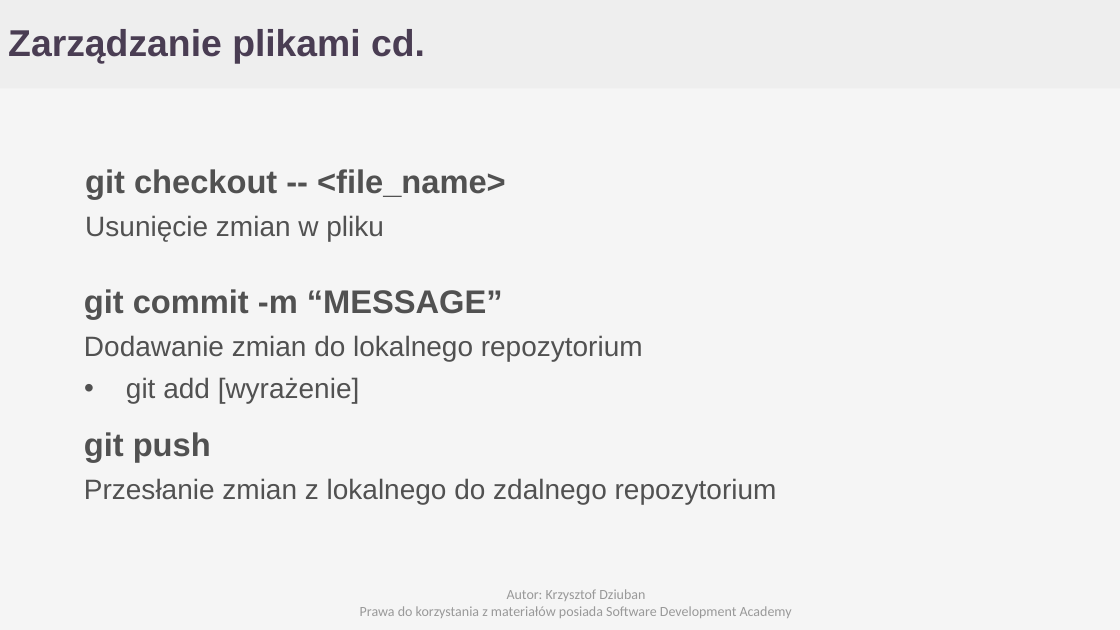
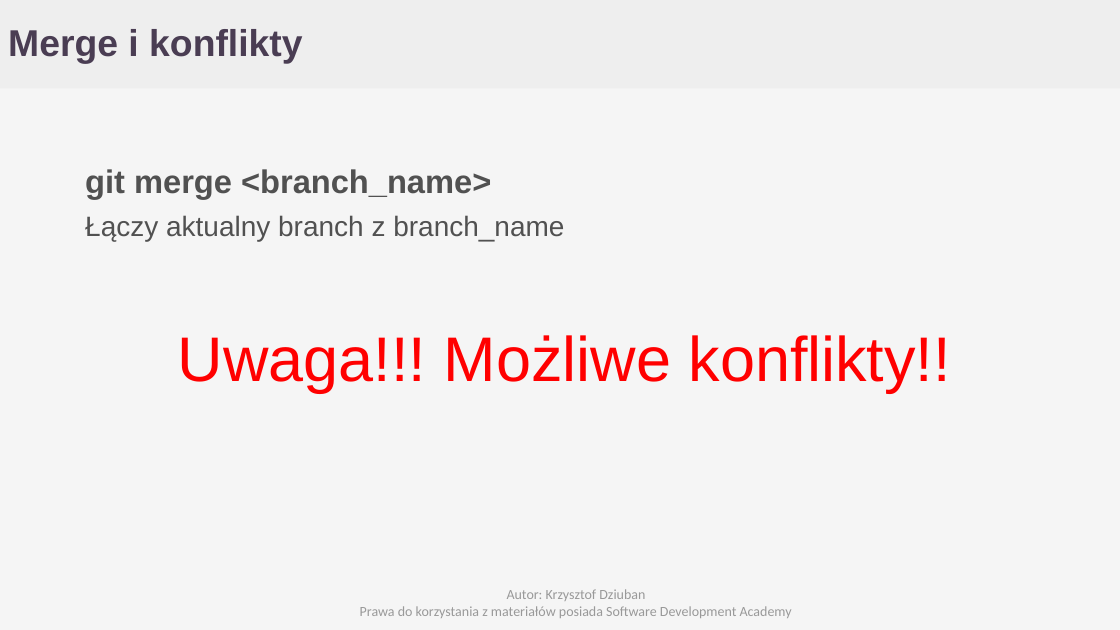
Before and after one commit to Cristopherus/Git_tutorial, a slide deck: slide 17 of GIT.pptx (slide 15 before the commit). Drawn at 1120x630 pixels with LibreOffice and Linux fonts; fonts in the diff are those of the drawing; background and template pictures are left out. Boxes give left, top, right and bottom in pixels: in the first picture for what was removed or moved away, otherwise in the second. Text is boxed around its words. In the diff, an @@ line names an element or a change of style, - is before the commit and + after.

```diff
--- a/GIT.pptx
+++ b/GIT.pptx
@@ text at bbox=[8, 29, 302, 64]: text changed @@
-Zarządzanie plikami cd.
+Merge i konflikty
@@ text at bbox=[85, 169, 564, 241]: text changed; size 28 to 24 pt; bold off @@
-git checkout -- <file_name>
-Usunięcie zmian w pliku
+git merge <branch_name>
+Łączy aktualny branch z branch_name
@@ text removed at bbox=[84, 289, 643, 403] @@
-git commit -m “MESSAGE”
-Dodawanie zmian do lokalnego repozytorium
-• git add [wyrażenie]
@@ text added at bbox=[178, 335, 951, 393], 54 pt, text #FF0000 @@
+Uwaga!!! Możliwe konflikty!!
@@ text removed at bbox=[84, 432, 777, 504] @@
-git push
-Przesłanie zmian z lokalnego do zdalnego repozytorium
```
Also in this commit, not shown: 4 other slides changed, 6 slides added.
